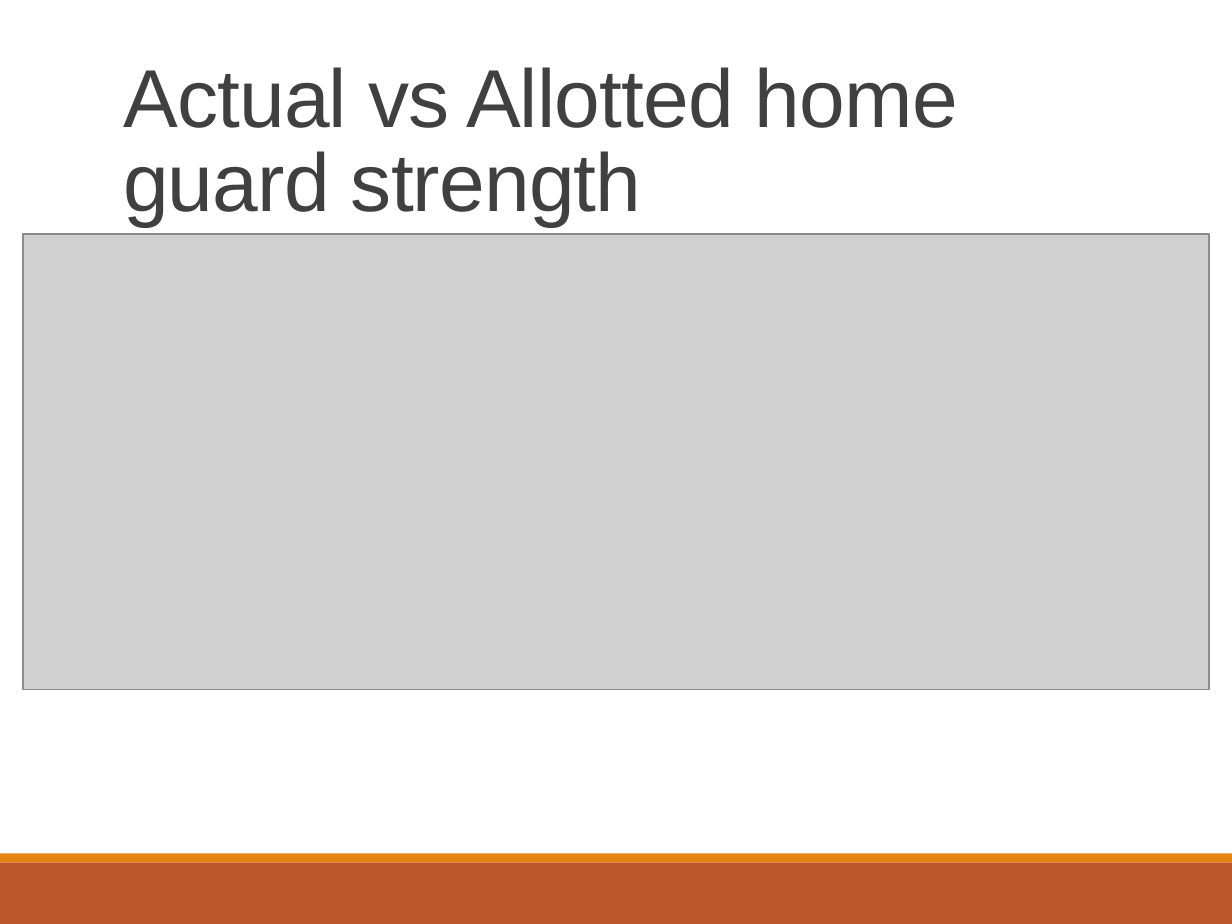
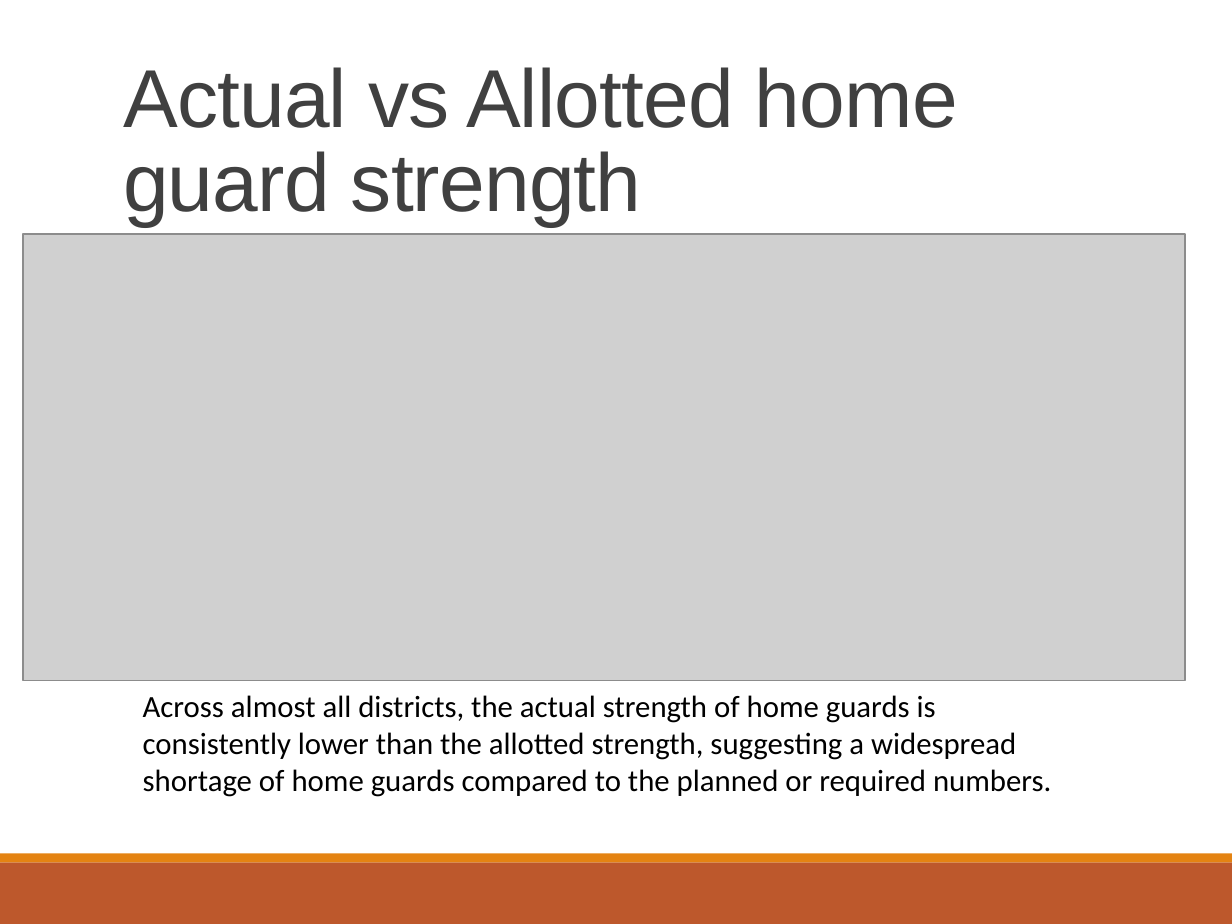
Before and after one commit to reddy1611/DataAnalytics_projects, a slide deck: slide 5 of 1_GovtDataset/Government_Dataset_Analysis.pptx. Drawn at 1232x924 pixels with LibreOffice and Linux fonts; fonts in the diff are those of the drawing; grey boxes stand for pictures. Boxes give left, top, right and bottom in pixels: in the first picture for what was removed or moved away, otherwise in the second. Text is boxed around its words. In the diff, an @@ line names an element or a change of style, - is before the commit and + after.

```diff
--- a/1_GovtDataset/Government_Dataset_Analysis.pptx
+++ b/1_GovtDataset/Government_Dataset_Analysis.pptx
@@ picture: place and size @@
-picture at bbox=[23, 234, 1210, 690]
+picture at bbox=[23, 234, 1185, 681]
@@ text added at bbox=[143, 695, 1051, 797], 18 pt, text #000000 @@
+Across almost all districts, the actual strength of home guards is consistently lower than the allotted strength, suggesting a widespread shortage of home guards compared to the planned or required numbers.
```
Also in this commit, not shown: 4 other slides changed, 3 slides added, 5 slides removed.
